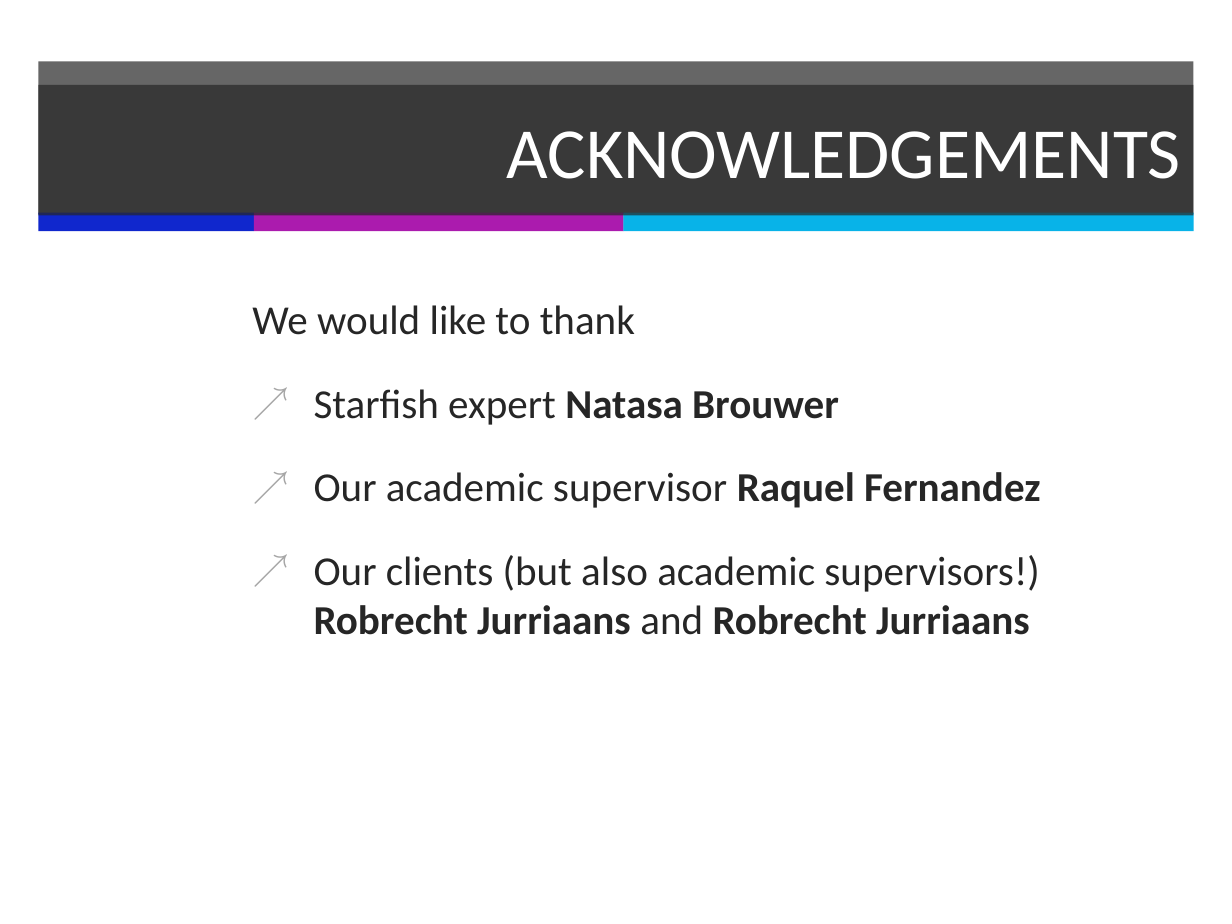
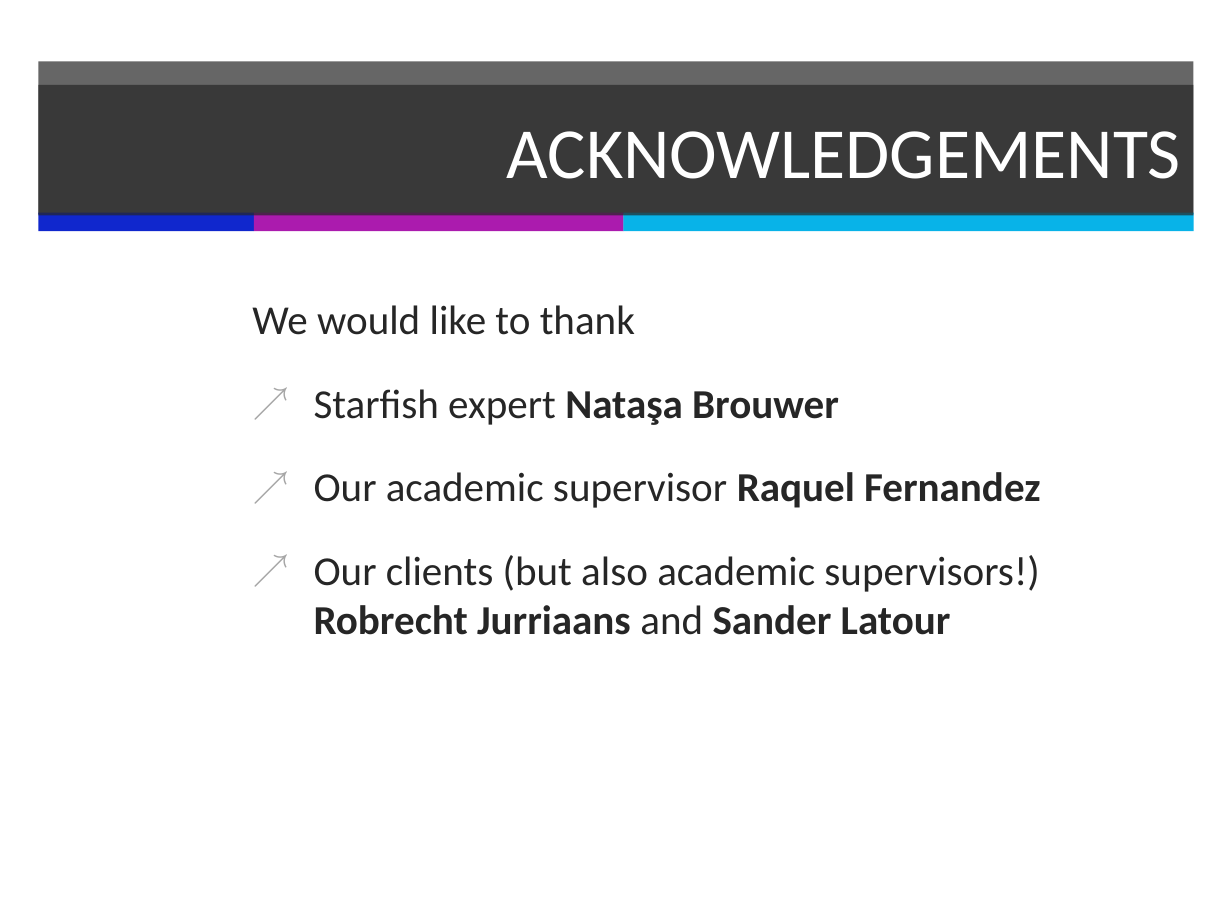
Before and after one commit to PerceptumNL/TweedejaarsProject, a slide deck: slide 26 of doc/finalpresentation.pptx (slide 17 before the commit). Drawn at 1232x924 pixels with LibreOffice and Linux fonts; fonts in the diff are those of the drawing. Boxes give left, top, right and bottom in pixels: in the first picture for what was removed or moved away, otherwise in the second. Text is boxed around its words. In the diff, an @@ line names an element or a change of style, - is before the commit and + after.

```diff
--- a/doc/finalpresentation.pptx
+++ b/doc/finalpresentation.pptx
@@ text at box(314, 389, 839, 425): text changed @@
-↗ Starfish expert Natasa Brouwer
+↗ Starfish expert Nataşa Brouwer
@@ text at box(314, 555, 1039, 635): text changed @@
-↗ Our clients (but also academic supervisors!) Robrecht Jurriaans and Robrecht Jurriaans
+↗ Our clients (but also academic supervisors!) Robrecht Jurriaans and Sander Latour
```
Also in this commit, not shown: 2 other slides changed, 14 slides added, 5 slides removed, 1 other file.
